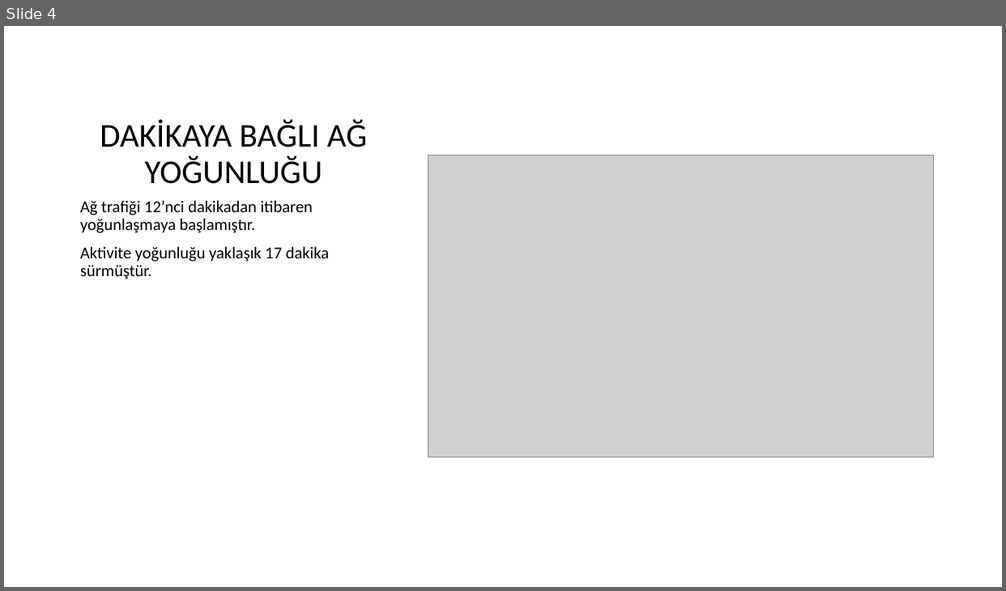
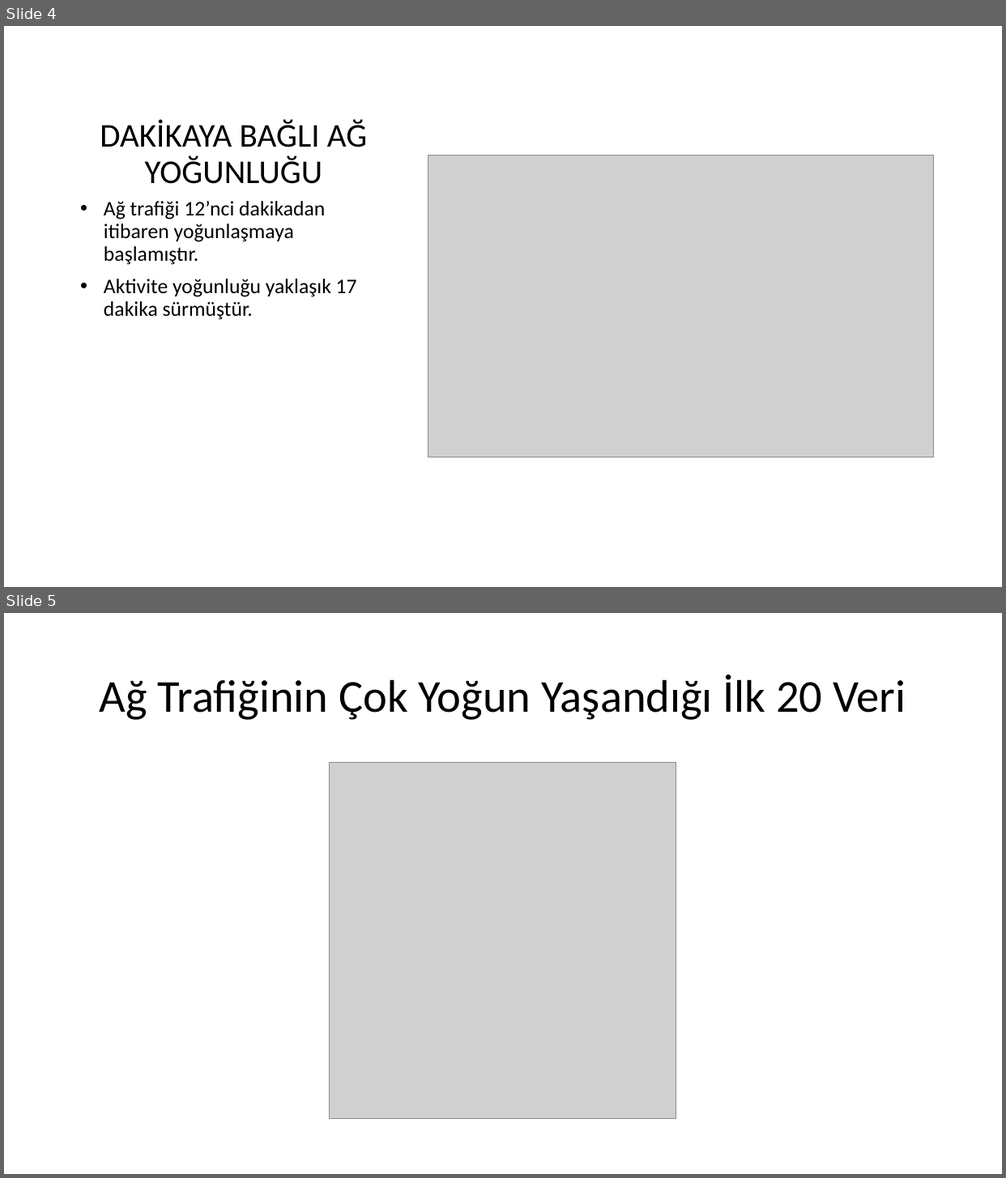
Before and after one commit to euphratesk/portf, a slide deck: Portfolio/ML/Classification Models/NextRay/NetworkTraffic.pptx. Shown one above the other, each under a label of ours: slide 4 before the commit, slides 4 and 5 after it. The pictures are 1006x591 and 1006x1178 pixels, drawn with LibreOffice and Linux fonts; fonts in the diff are those of the drawing; grey boxes stand for pictures. Boxes give left, top, right and bottom in pixels: in the first picture for what was removed or moved away, otherwise in the second. Text is boxed around its words. In the diff, an @@ line names an element or a change of style, - is before the commit and + after.

```diff
--- a/Portfolio/ML/Classification Models/NextRay/NetworkTraffic.pptx
+++ b/Portfolio/ML/Classification Models/NextRay/NetworkTraffic.pptx
@@ slide 5 added at [4,613,1002,1174], background #FFFFFF @@
@@ title added at [99,675,906,720], 44 pt, text #000000 @@
+Ağ Trafiğinin Çok Yoğun Yaşandığı İlk 20 Veri
@@ picture added at [330,763,676,1119] @@
@@ slide 4 changed as well @@
@@ text "Ağ trafiği 12’nci dakikadan itibaren ..." at [104,201,357,320]: size 16 to 20 pt; bullet none to • @@
```
Also in this commit, not shown: 7 other slides changed, 8 other slides added, 2 other files.
